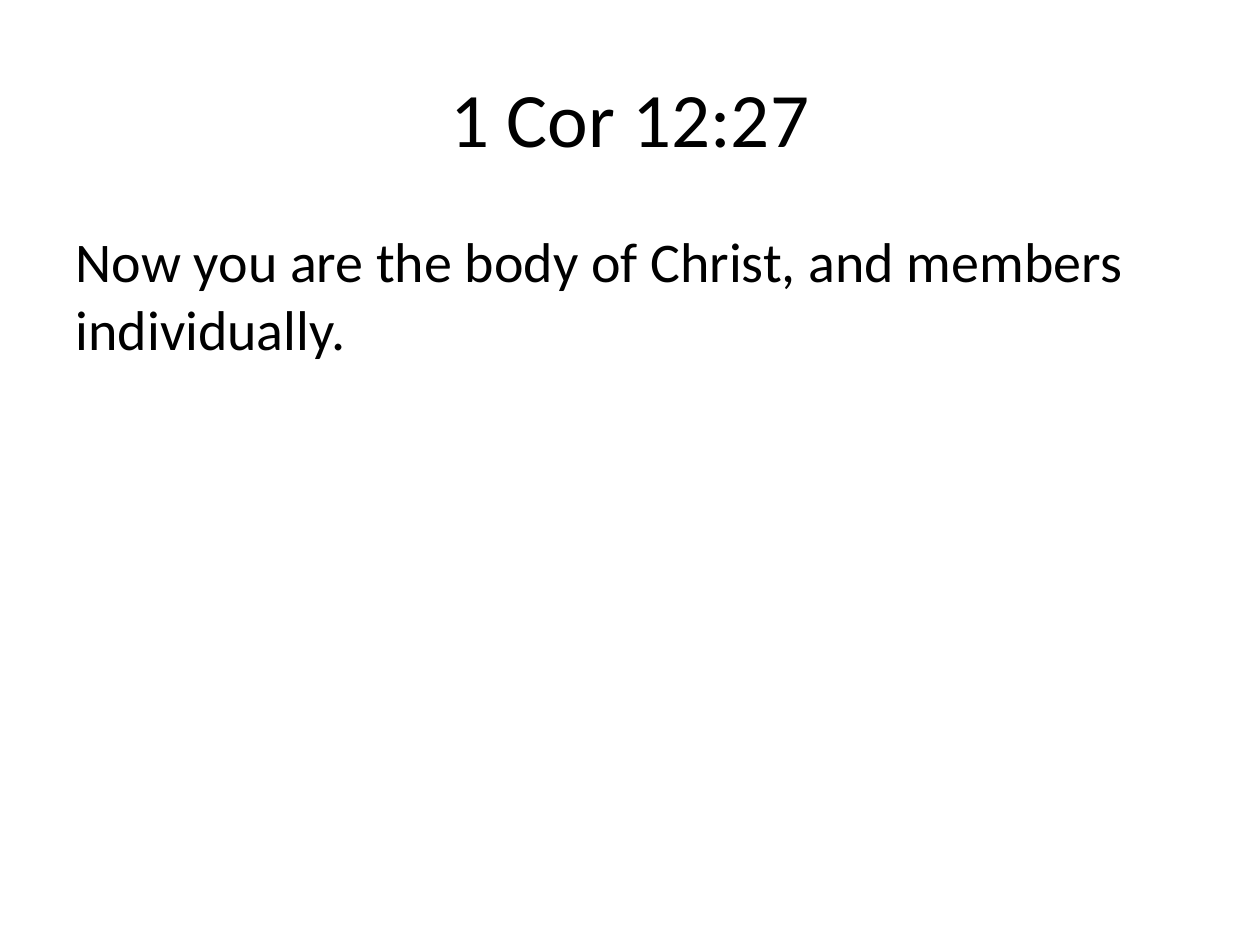
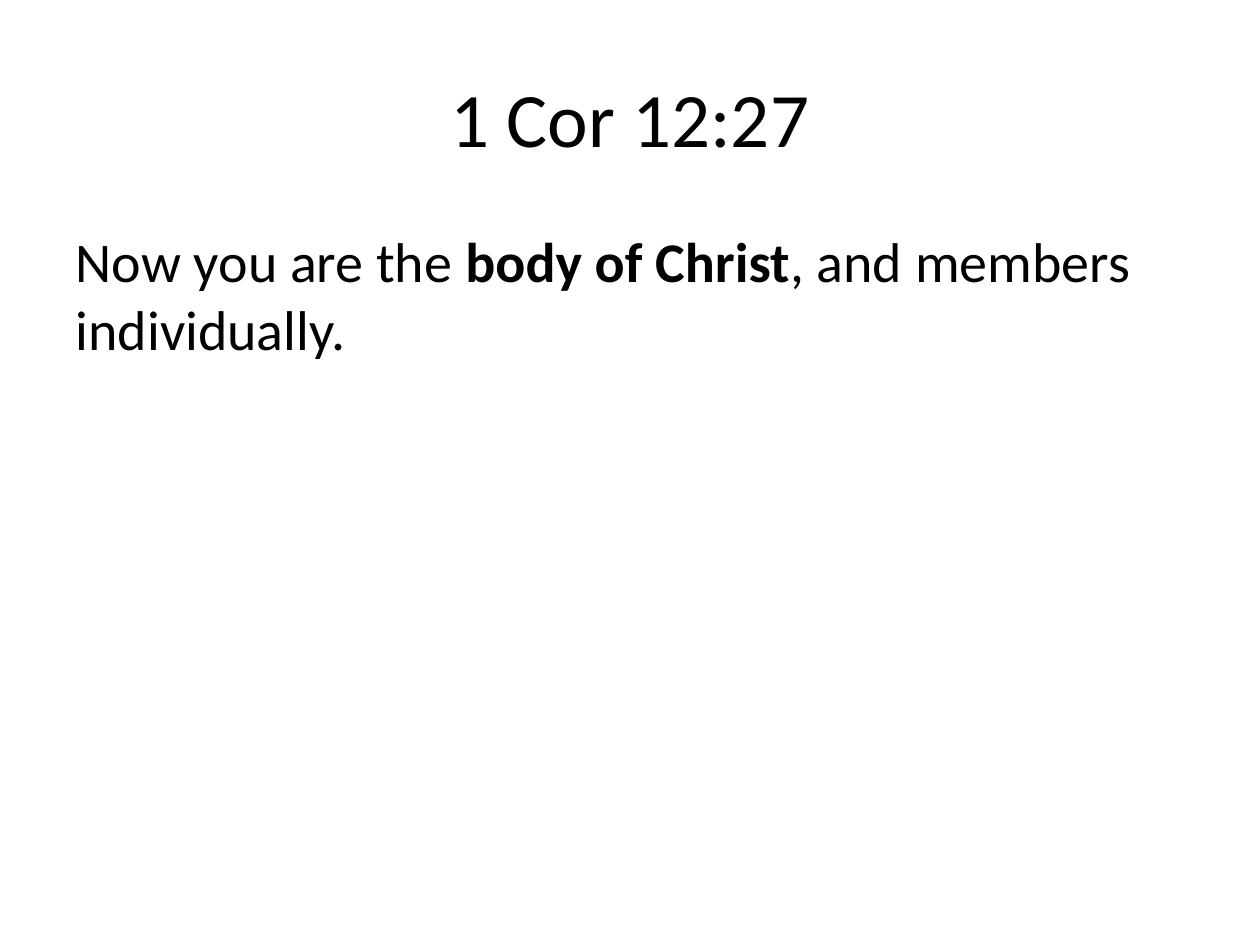
Before and after one commit to sjanhunen/dokimazo, a slide deck: slide 27 of presentations/ThePuzzle.pptx. Drawn at 1260x945 pixels with LibreOffice and Linux fonts; fonts in the diff are those of the drawing. Boxes give left, top, right and bottom in pixels: in the first picture for what was removed or moved away, otherwise in the second. Text is boxed around its words. In the diff, an @@ line names an element or a change of style, - is before the commit and + after.

```diff
--- a/presentations/ThePuzzle.pptx
+++ b/presentations/ThePuzzle.pptx
@@ text "Now you are the body ..." at (76, 242, 1130, 359): bold on in "body of Christ," @@
```
Also in this commit, not shown: 3 other slides changed.
